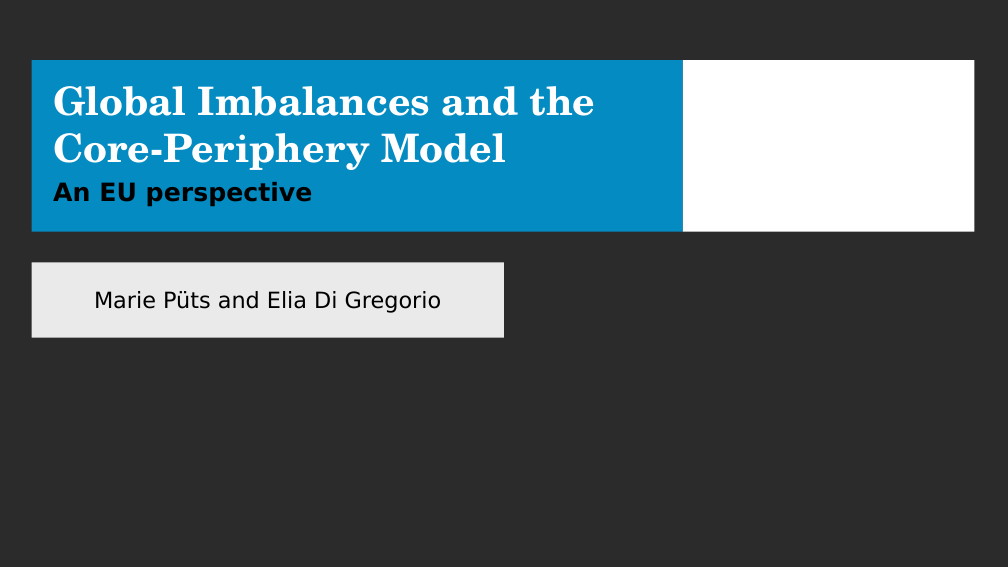
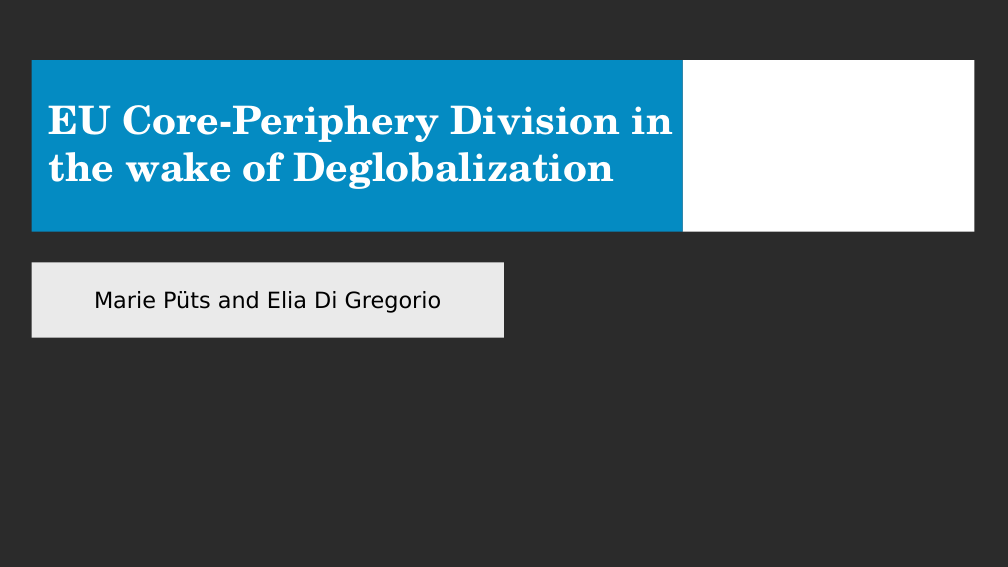
Before and after one commit to EliaDG/EU-Core-Periphery-Division-in-the-wake-of-Deglobalization, a slide deck: slide 3 of 03_final_data/Global Imbalances and Core-Periphery Model in the EU.pptx (slide 1 before the commit). Drawn at 1008x567 pixels with LibreOffice and Linux fonts; fonts in the diff are those of the drawing; background and template pictures are left out; a plain dark background stands for a picture behind light text. Boxes give left, top, right and bottom in pixels: in the first picture for what was removed or moved away, otherwise in the second. Text is boxed around its words. In the diff, an @@ line names an element or a change of style, - is before the commit and + after.

```diff
--- a/03_final_data/Global Imbalances and Core-Periphery Model in the EU.pptx
+++ b/03_final_data/Global Imbalances and Core-Periphery Model in the EU.pptx
@@ title at bbox=[49, 105, 673, 189]: text changed @@
-Global Imbalances and the Core-Periphery Model
+EU Core-Periphery Division in the wake of Deglobalization
@@ subtitle removed at bbox=[53, 182, 313, 207] @@
-An EU perspective
```
Also in this commit, not shown: 5 other slides changed, 17 slides added, 7 slides removed, 11 other files.
